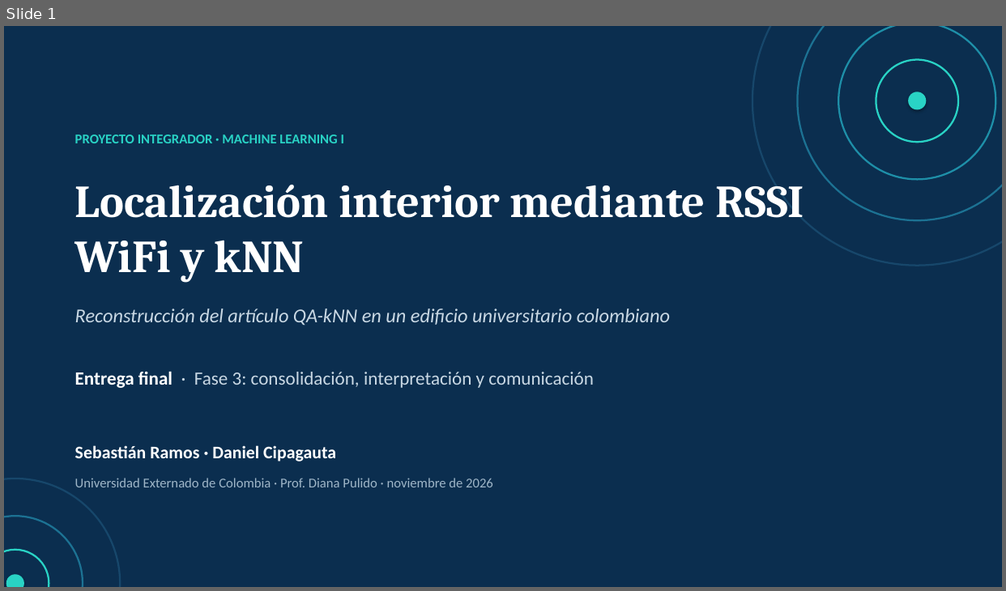
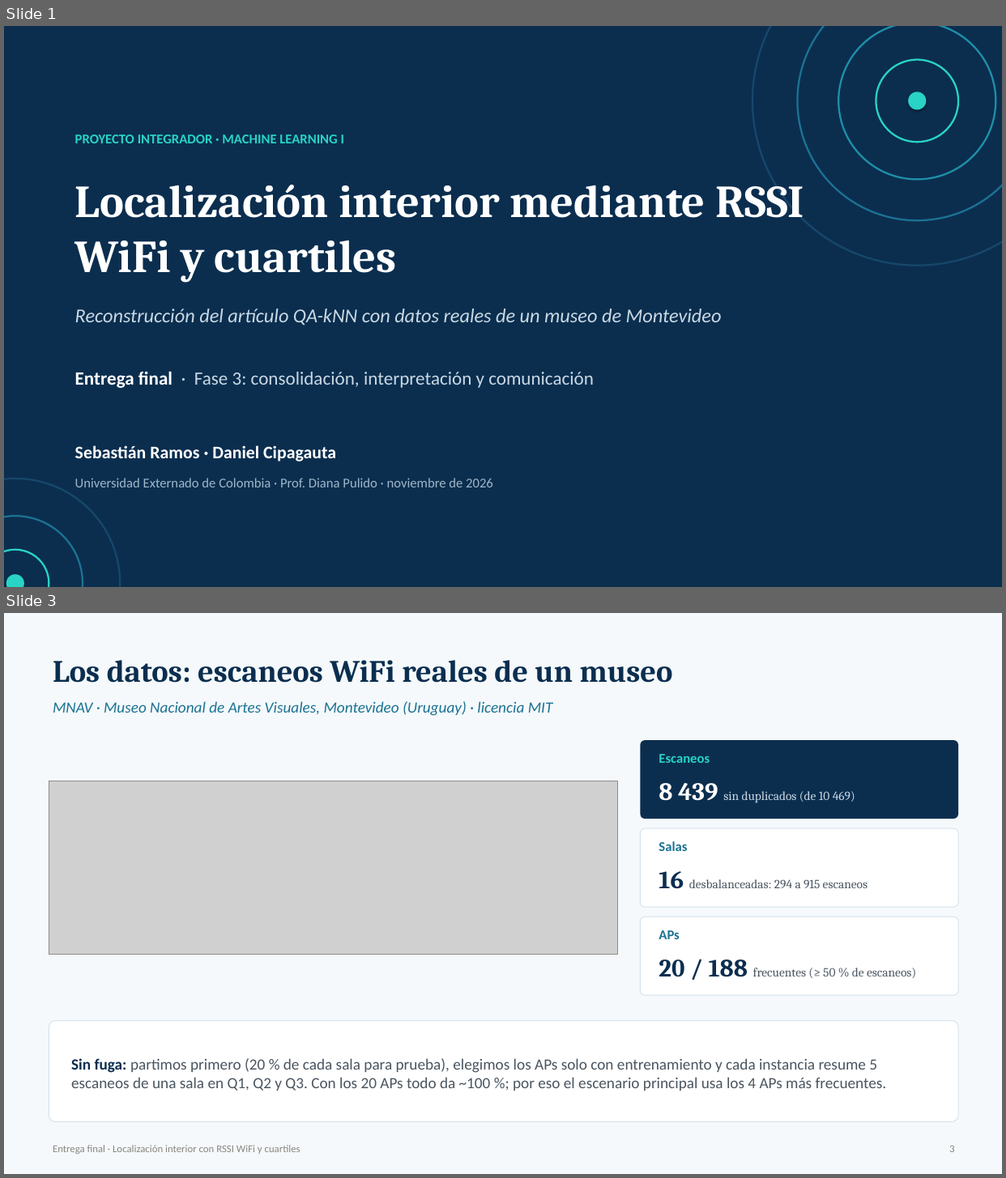
Before and after one commit to danielo2858-spec/ml1-localizacion-qaknn, a slide deck: Entrega_Final_Presentacion.pptx. Shown one above the other, each under a label of ours: slide 1 before the commit, slides 1 and 3 after it; the slides between them are not shown. The pictures are 1006x591 and 1006x1178 pixels, drawn with LibreOffice and Linux fonts; fonts in the diff are those of the drawing; grey boxes stand for pictures. Boxes give left, top, right and bottom in pixels: in the first picture for what was removed or moved away, otherwise in the second. Text is boxed around its words. In the diff, an @@ line names an element or a change of style, - is before the commit and + after.

```diff
--- a/Entrega_Final_Presentacion.pptx
+++ b/Entrega_Final_Presentacion.pptx
@@ slide 3 added at [4,613,1002,1174], background #F5F9FB @@
@@ text added at [53,660,673,683], 30 pt, text #0B2E4F, bold @@
+Los datos: escaneos WiFi reales de un museo
@@ text added at [53,701,553,716], 15 pt, text #1C7293, italic @@
+MNAV · Museo Nacional de Artes Visuales, Montevideo (Uruguay) · licencia MIT
@@ rounded rectangle added at [641,740,958,819], fill #0B2E4F @@
@@ text added at [658,754,710,763], 13 pt, text #29D3C5, bold @@
+Escaneos
@@ picture added at [49,781,618,954] @@
@@ text added at [658,783,855,803], 12 pt, text #C9D8E4 @@
+8 439 sin duplicados (de 10 469)
@@ rounded rectangle added at [641,828,958,907], fill #FFFFFF, outline #D6E2EA 0.75 pt @@
@@ text added at [658,841,687,851], 13 pt, text #1C7293, bold @@
+Salas
@@ text added at [658,871,867,889], 12 pt, text #4A5560 @@
+16 desbalanceadas: 294 a 915 escaneos
@@ rounded rectangle added at [641,917,958,995], fill #FFFFFF, outline #D6E2EA 0.75 pt @@
@@ text added at [658,931,679,939], 13 pt, text #1C7293, bold @@
+APs
@@ text added at [658,960,916,978], 12 pt, text #4A5560 @@
+20 / 188 frecuentes (≥ 50 % de escaneos)
@@ rounded rectangle added at [49,1021,958,1122], fill #FFFFFF, outline #D6E2EA 0.75 pt @@
@@ text added at [71,1059,887,1091], 15 pt, text #4A5560 @@
+Sin fuga: partimos primero (20 % de cada sala para prueba), elegimos los APs solo con entrenamiento y cada instancia resume 5 escaneos de una sala en Q1, Q2 y Q3. Con los 20 APs todo da ~100 %; por eso el escenario principal usa los 4 APs más frecuentes.
@@ text added at [53,1145,300,1154], 10 pt, text #898781 @@
+Entrega final · Localización interior con RSSI WiFi y cuartiles
@@ text added at [949,1146,954,1152], 10 pt, text #898781 @@
+3
@@ slide 1 changed as well @@
@@ text at [75,185,804,282]: text changed @@
-Localización interior mediante RSSI WiFi y kNN
+Localización interior mediante RSSI WiFi y cuartiles
@@ text at [75,309,722,326]: text changed @@
-Reconstrucción del artículo QA-kNN en un edificio universitario colombiano
+Reconstrucción del artículo QA-kNN con datos reales de un museo de Montevideo
```
Also in this commit, not shown: 10 other slides changed, 3 slides removed, 15 other files.
